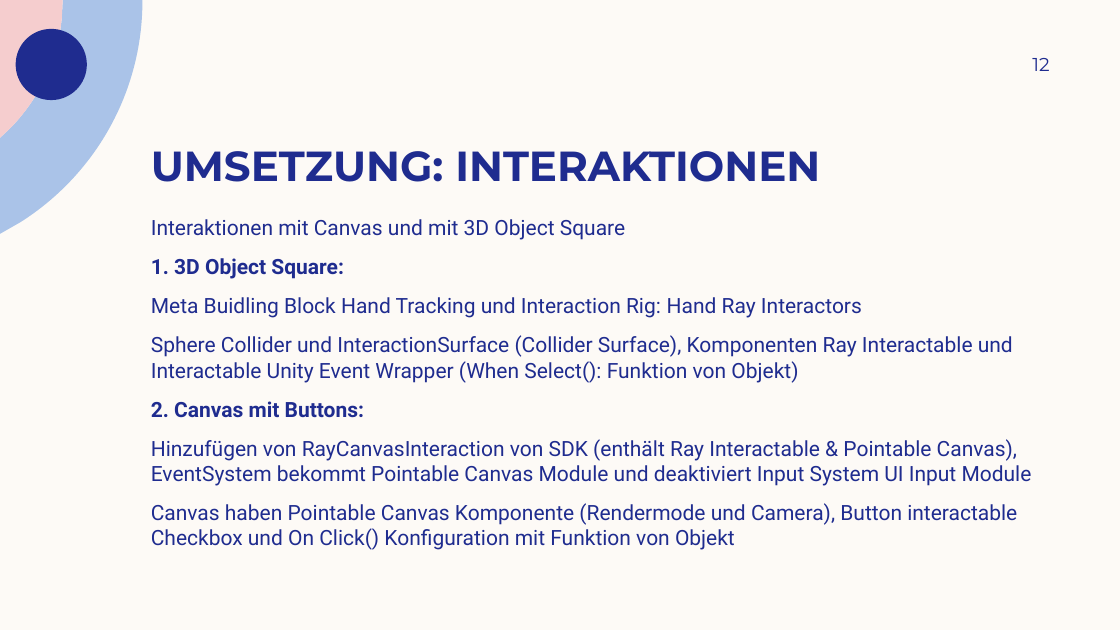
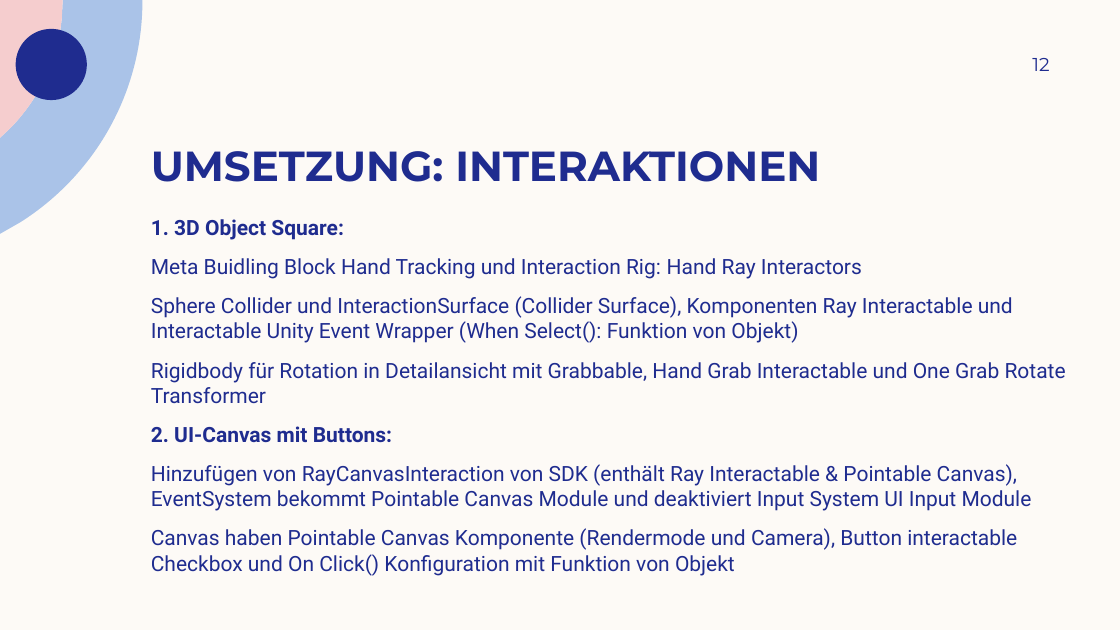
Before and after one commit to daisiedjulietse25/mr-endprojekt-Pospischek-2026-10-18_02-25-46, a slide deck: slide 12 of Praesentation.pptx. Drawn at 1120x630 pixels with LibreOffice and Linux fonts; fonts in the diff are those of the drawing. Boxes give left, top, right and bottom in pixels: in the first picture for what was removed or moved away, otherwise in the second. Text is boxed around its words. In the diff, an @@ line names an element or a change of style, - is before the commit and + after.

Commit message:
presentation update, added rotation

```diff
--- a/Praesentation.pptx
+++ b/Praesentation.pptx
@@ text at bbox=[151, 219, 625, 240]: paragraph removed @@
-Interaktionen mit Canvas und mit 3D Object Square
@@ text at bbox=[151, 362, 1066, 443]: text changed; bold off @@
-2. Canvas mit Buttons:
+Rigidbody für Rotation in Detailansicht mit Grabbable, Hand Grab Interactable und One Grab Rotate Transformer
+2. UI-Canvas mit Buttons:
```
Also in this commit, not shown: 2 other files.
